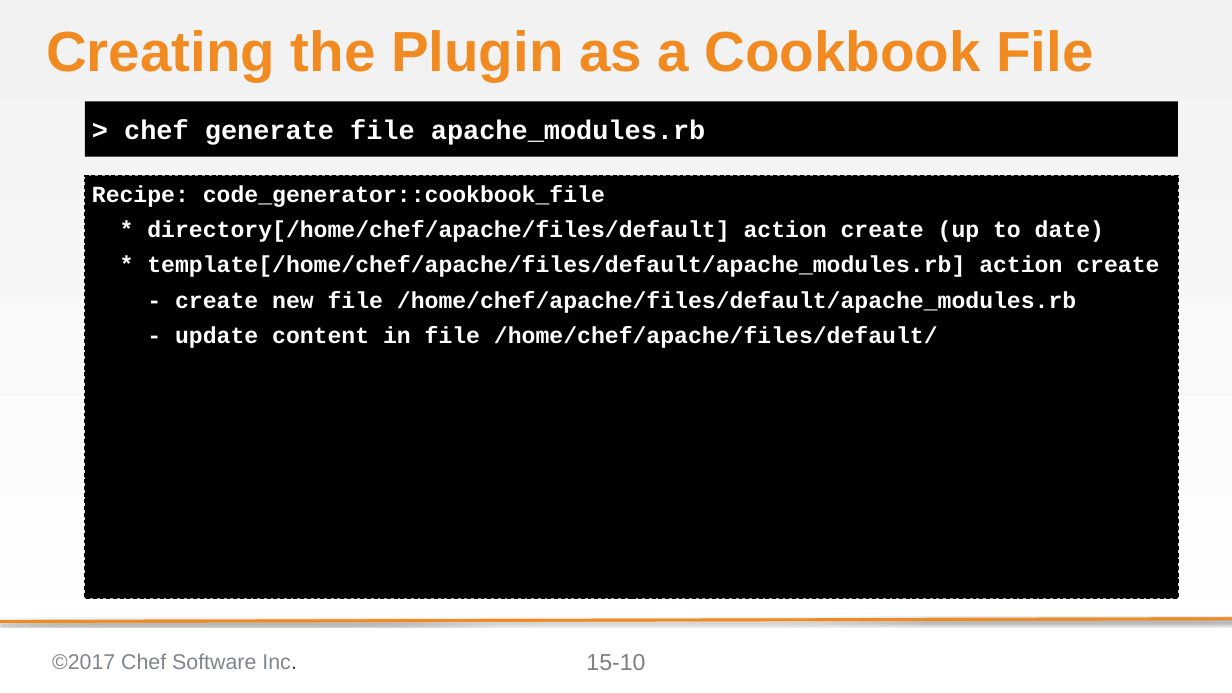
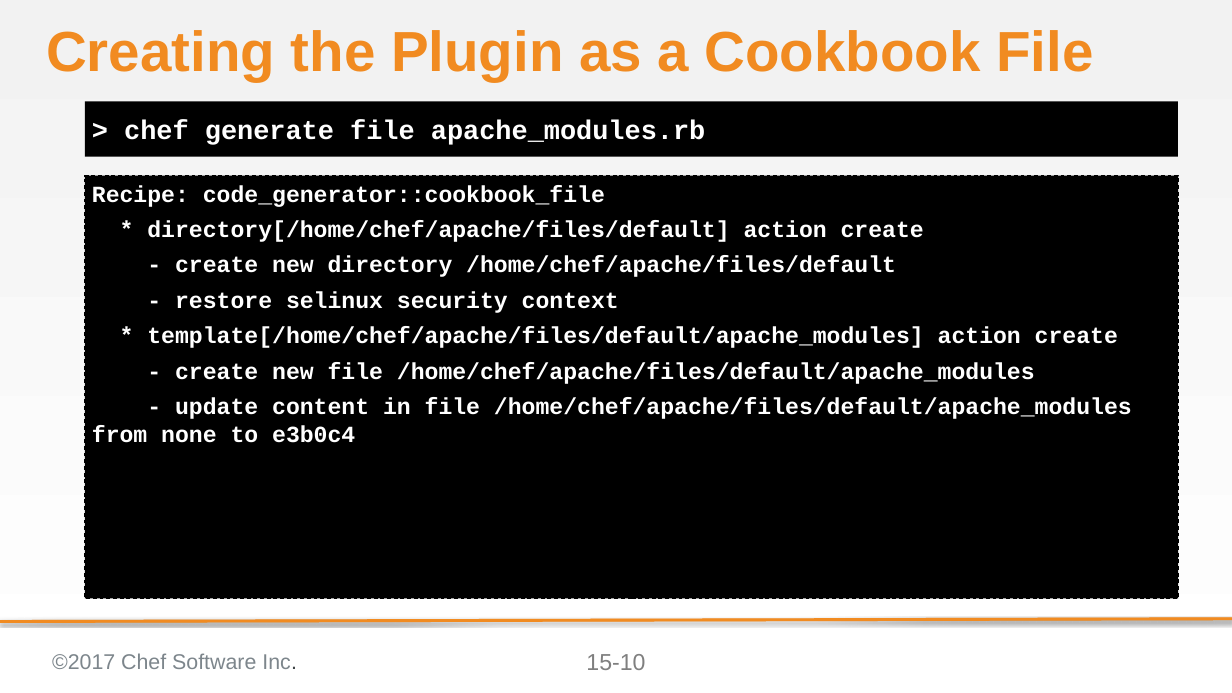
Before and after one commit to ericheiser/chef-intermediate, a slide deck: slide 10 of 15-creating_ohai_plugins.pptx. Drawn at 1232x693 pixels with LibreOffice and Linux fonts; fonts in the diff are those of the drawing; background and template pictures are left out. Boxes give left, top, right and bottom in pixels: in the first picture for what was removed or moved away, otherwise in the second. Text is boxed around its words. In the diff, an @@ line names an element or a change of style, - is before the commit and + after.

```diff
--- a/15-creating_ohai_plugins.pptx
+++ b/15-creating_ohai_plugins.pptx
@@ text at (x1=92, y1=220, x2=1132, y2=443): text changed @@
-* directory[/home/chef/apache/files/default] action create (up to date)
-* template[/home/chef/apache/files/default/apache_modules.rb] action create
-- create new file /home/chef/apache/files/default/apache_modules.rb
-- update content in file /home/chef/apache/files/default/
+* directory[/home/chef/apache/files/default] action create
+- create new directory /home/chef/apache/files/default
+- restore selinux security context
+* template[/home/chef/apache/files/default/apache_modules] action create
+- create new file /home/chef/apache/files/default/apache_modules
+- update content in file /home/chef/apache/files/default/apache_modules from none to e3b0c4
```
Also in this commit, not shown: 10 other slides changed, 1 slide added.
